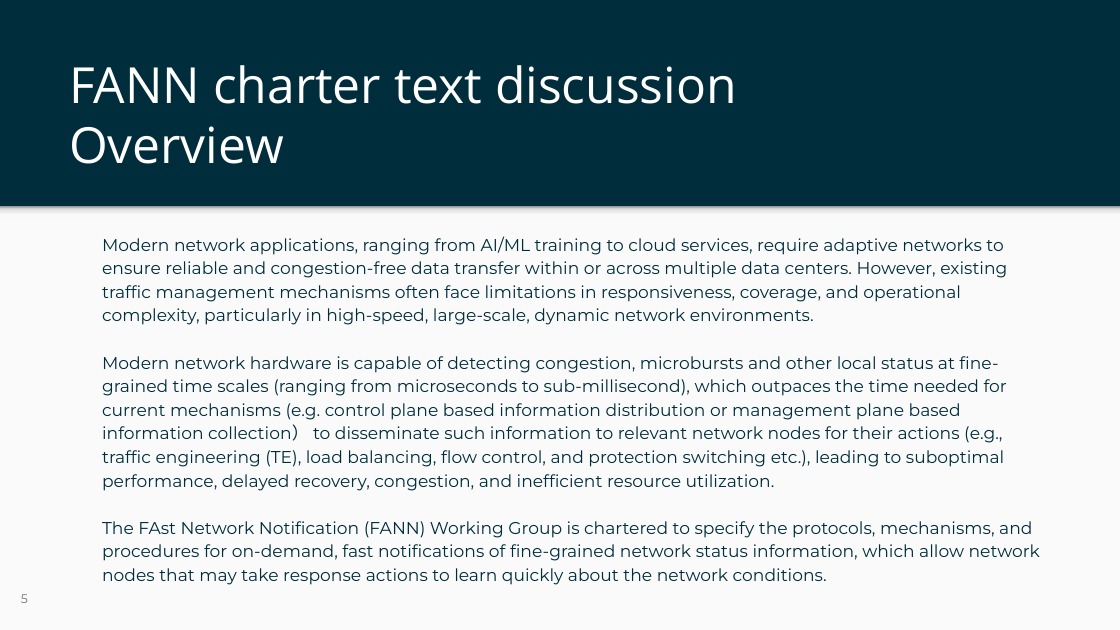
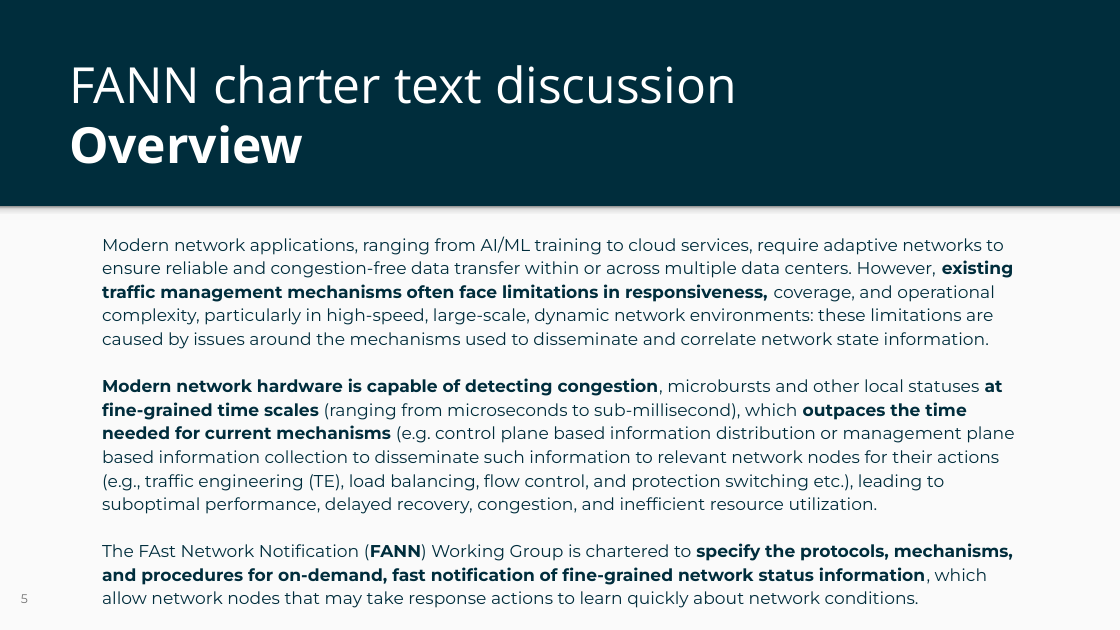
Before and after one commit to Yingzhen-ietf/FANN-charter, a slide deck: slide 5 of ietf-125-fann-slides.pptx. Drawn at 1120x630 pixels with LibreOffice and Linux fonts; fonts in the diff are those of the drawing; background and template pictures are left out. Boxes give left, top, right and bottom in pixels: in the first picture for what was removed or moved away, otherwise in the second. Text is boxed around its words. In the diff, an @@ line names an element or a change of style, - is before the commit and + after.

```diff
--- a/ietf-125-fann-slides.pptx
+++ b/ietf-125-fann-slides.pptx
@@ title "FANN charter text discussion Overview" at bbox=[69, 65, 737, 164]: bold on in "Overview" @@
@@ text at bbox=[102, 236, 1014, 608]: text changed @@
-Modern network applications, ranging from AI/ML training to cloud services, require adaptive networks to ensure reliable and congestion-free data transfer within or across multiple data centers. However, existing traffic management mechanisms often face limitations in responsiveness, coverage, and operational complexity, particularly in high-speed, large-scale, dynamic network environments.
-Modern network hardware is capable of detecting congestion, microbursts and other local status at fine-grained time scales (ranging from microseconds to sub-millisecond), which outpaces the time needed for current mechanisms (e.g. control plane based information distribution or management plane based information collection） to disseminate such information to relevant network nodes for their actions (e.g., traffic engineering (TE), load balancing, flow control, and protection switching etc.), leading to suboptimal performance, delayed recovery, congestion, and inefficient resource utilization.
-The FAst Network Notification (FANN) Working Group is chartered to specify the protocols, mechanisms, and procedures for on-demand, fast notifications of fine-grained network status information, which allow network nodes that may take response actions to learn quickly about the network conditions.
+Modern network applications, ranging from AI/ML training to cloud services, require adaptive networks to ensure reliable and congestion-free data transfer within or across multiple data centers. However, existing traffic management mechanisms often face limitations in responsiveness, coverage, and operational complexity, particularly in high-speed, large-scale, dynamic network environments: these limitations are caused by issues around the mechanisms used to disseminate and correlate network state information.
+Modern network hardware is capable of detecting congestion, microbursts and other local statuses at fine-grained time scales (ranging from microseconds to sub-millisecond), which outpaces the time needed for current mechanisms (e.g. control plane based information distribution or management plane based information collection to disseminate such information to relevant network nodes for their actions (e.g., traffic engineering (TE), load balancing, flow control, and protection switching etc.), leading to suboptimal performance, delayed recovery, congestion, and inefficient resource utilization.
+The FAst Network Notification (FANN) Working Group is chartered to specify the protocols, mechanisms, and procedures for on-demand, fast notification of fine-grained network status information, which allow network nodes that may take response actions to learn quickly about network conditions.
```
Also in this commit, not shown: 6 other slides changed, 8 slides added.
